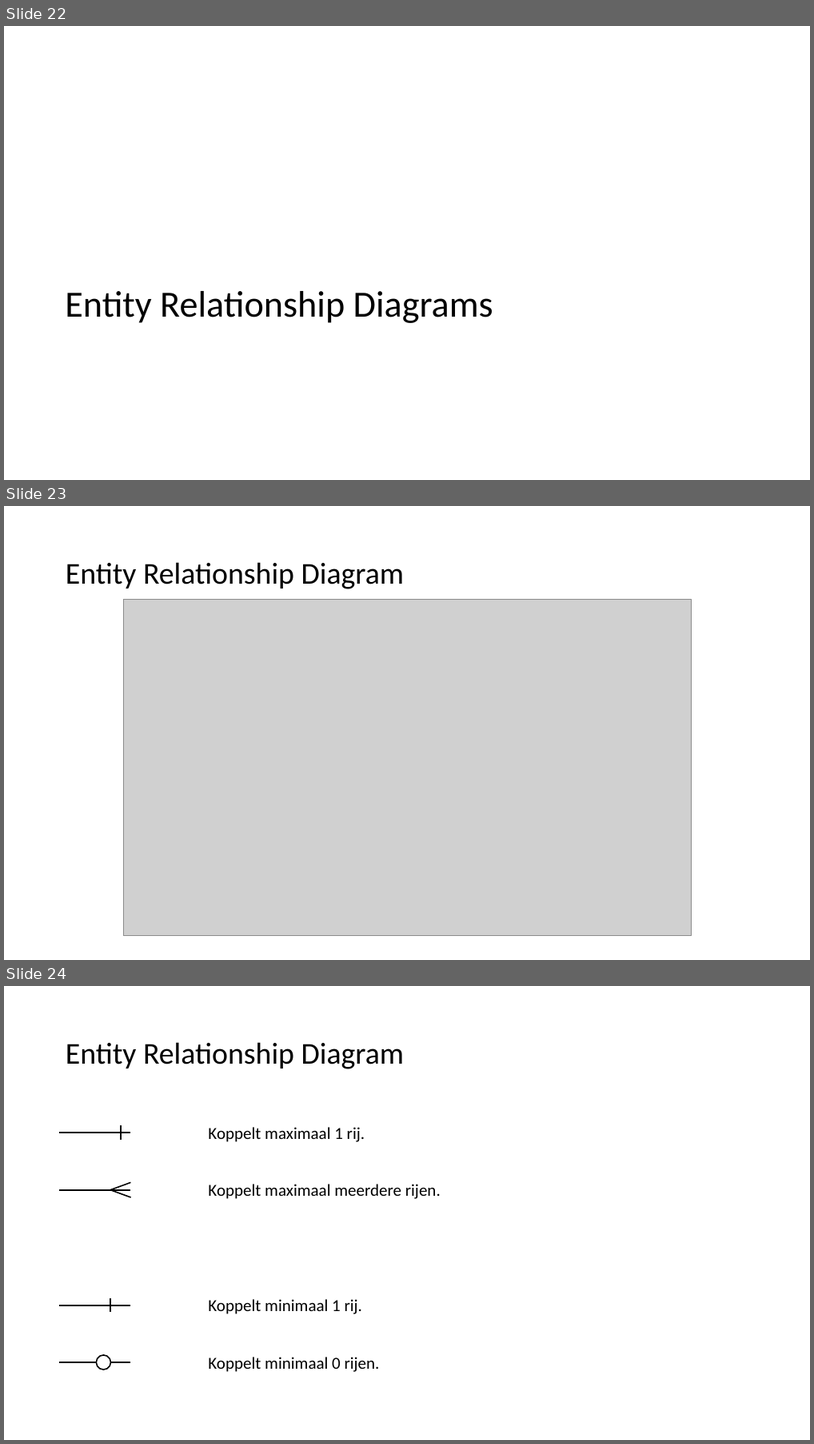
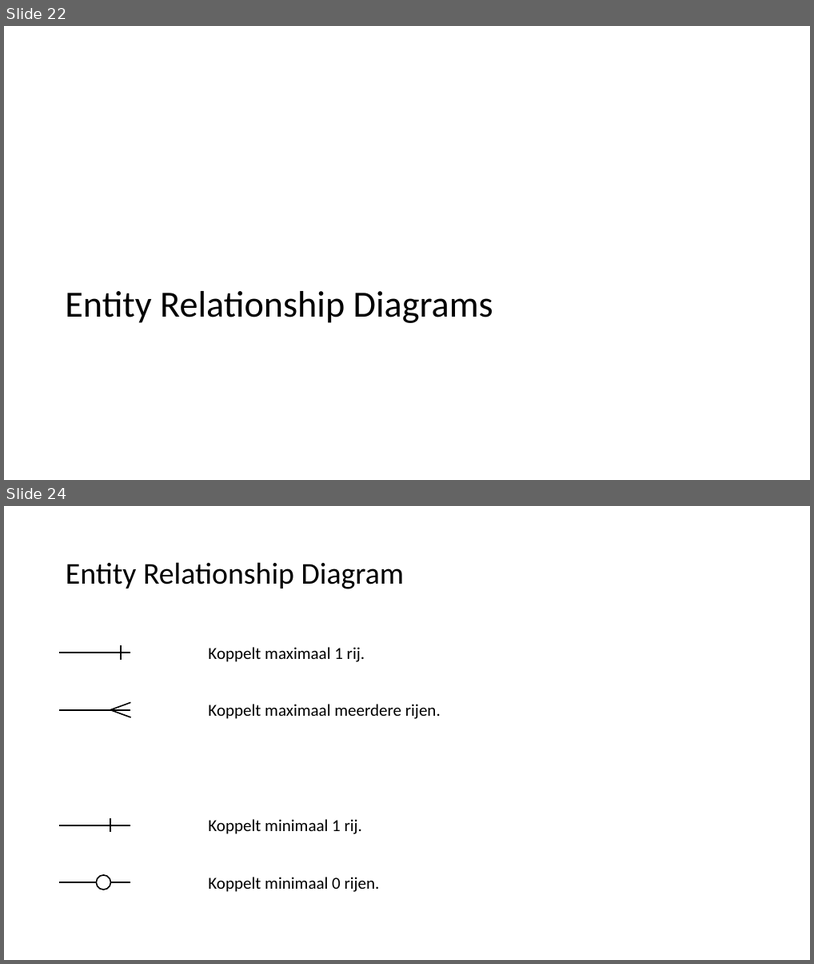
Before and after one commit to LFKoning/sql-cursus, a slide deck: 2_database_design/2_database_design.pptx. Shown one above the other, each under a label of ours: slides 22, 23 and 24 before the commit, slides 22 and 24 after it; the slides between them are not shown. The pictures are 814x1444 and 814x964 pixels, drawn with LibreOffice and Linux fonts; fonts in the diff are those of the drawing; grey boxes stand for pictures. Boxes give left, top, right and bottom in pixels: in the first picture for what was removed or moved away, otherwise in the second. Text is boxed around its words. In the diff, an @@ line names an element or a change of style, - is before the commit and + after.

```diff
--- a/2_database_design/2_database_design.pptx
+++ b/2_database_design/2_database_design.pptx
@@ slide 23 removed at (4,506,810,960), background #FFFFFF @@
@@ title removed at (66,562,404,589) @@
-Entity Relationship Diagram
@@ picture removed at (123,599,691,936) @@
```
Also in this commit, not shown: 2 slides changed, 3 slides added.
